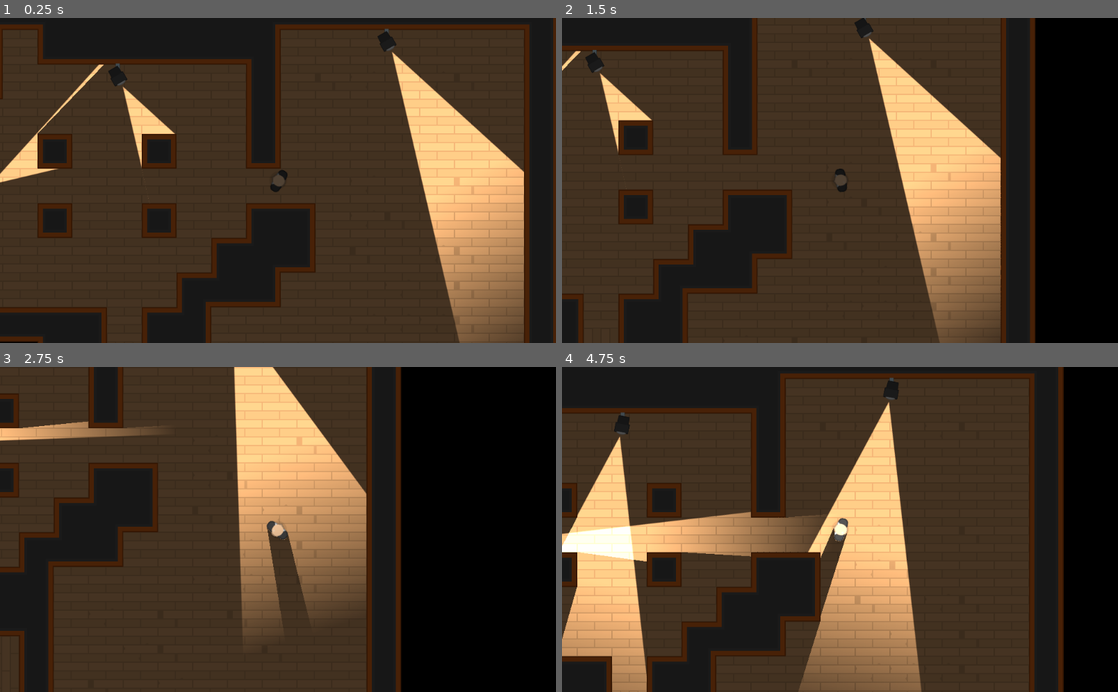
Above: before the commit, frames 1-4 (two rows, left to right).
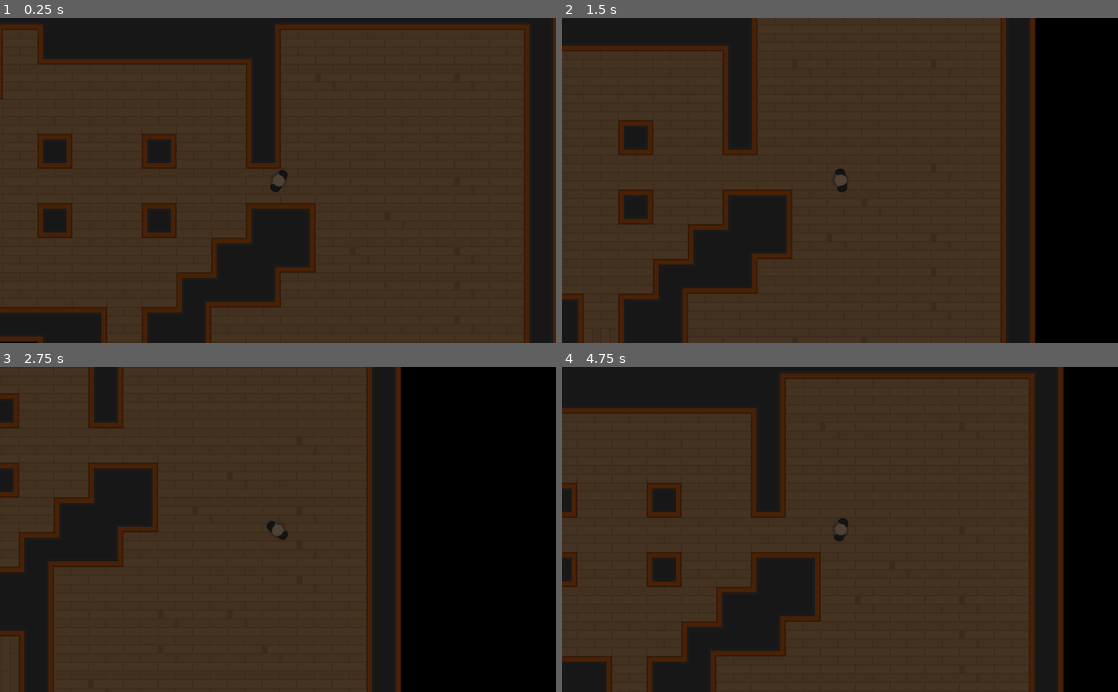
Above: after the commit, the same moments.

Repository: alexandrepeluchi/godot-udemy
Game: Godot game, scene res://Levels/TemplateLevel.tscn
Two runs of this game, one before a commit and one after it. Both use one fixed random seed, a clock stepped at 60 frames per second and the inputs below.
Inputs (mouse positions are in pixels of both pictures, inside the frame that each line leads up to):
- Up to frame 1 (0.25 s): no input
- Up to frame 2 (1.5 s): tap Enter at 0.5 s; move the mouse to (962, 164) at 0.52 s; hold D (move_right) 0.53-1.28 s; hold Space (torch_toggle) 0.53-1.28 s; move the mouse to (728, 196) at 1.27 s; hold S (move_down) from 1.28 s (still down); tap Space (torch_toggle) at 1.35 s
- Up to frame 3 (2.75 s): move the mouse to (333, 458) at 2.02 s; release S (move_down) at 2.03 s; hold D (move_right) from 2.03 s (still down); hold Space (torch_toggle) from 2.03 s (still down)
- Up to frame 4 (4.75 s): move the mouse to (812, 594) at 2.77 s; release D (move_right) at 2.78 s; release Space (torch_toggle) at 2.78 s; hold W (move_up) 2.78-3.53 s; tap Space (torch_toggle) at 2.85, 4.35 s; move the mouse to (1006, 578) at 3.52 s; hold Space (torch_toggle) 3.53-4.28 s; hold A (move_left) from 3.53 s (still down); move the mouse to (673, 480) at 4.27 s

The runs differ from the first frame. In frame 1, 13% of the frame differs, in the area x 0-95%, y 3-100%; in frame 2, 13%; in frame 3, 14%; in frame 4, 22%, in the area x 0-65%, y 3-100%.
Error in both runs: Invalid get index 'enabled' (on base: 'null instance'). (res://Characters/Player.gd:27)

Commit message:
Removendo as câmeras do Template Level

Diff:
--- a/Heist Meisters/Levels/TemplateLevel.tscn
+++ b/Heist Meisters/Levels/TemplateLevel.tscn
@@ -1,8 +1,7 @@
-[gd_scene load_steps=4 format=2]
+[gd_scene load_steps=3 format=2]
 
 [ext_resource path="res://Tiles/Tiles.tres" type="TileSet" id=1]
 [ext_resource path="res://Characters/Player.tscn" type="PackedScene" id=2]
-[ext_resource path="res://NPCs/Camera.tscn" type="PackedScene" id=4]
 
 [node name="TemplateLevel" type="Node2D"]
 
@@ -24,14 +23,4 @@
 
 [node name="Cameras" type="Node" parent="."]
 
-[node name="Camera" parent="Cameras" instance=ExtResource( 4 )]
-position = Vector2( 387.413, -177.319 )
-rotation = 1.57087
-
-[node name="Camera2" parent="Cameras" instance=ExtResource( 4 )]
-position = Vector2( -108.269, -113.326 )
-rotation = 1.57087
-
-[node name="Camera3" parent="Cameras" instance=ExtResource( 4 )]
-position = Vector2( -368.838, 103.756 )
-rotation = -0.00485483
+[node name="Guards" type="Node" parent="."]
